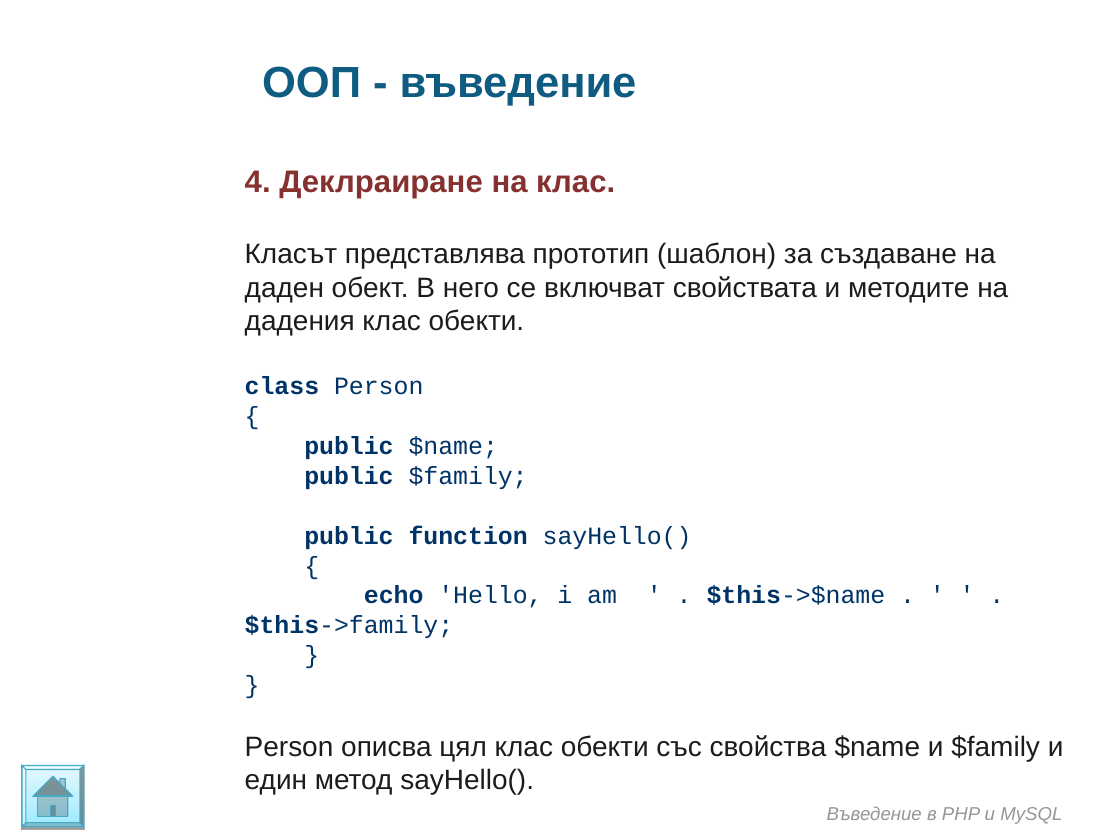
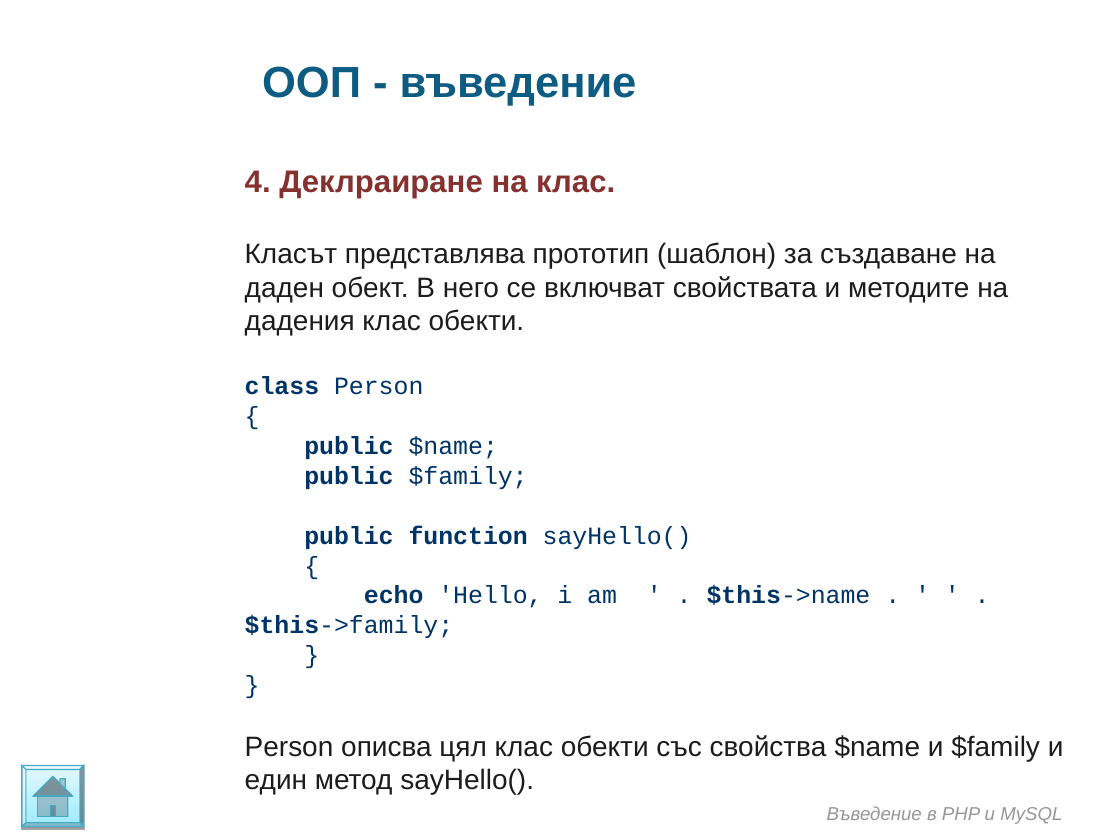
Before and after one commit to ivanstoynov/php-learning, a slide deck: slide 7 of Materials/PHP/Introduction in OOP.ppt. Drawn at 1120x840 pixels with LibreOffice and Linux fonts; fonts in the diff are those of the drawing; background and template pictures are left out. Boxes give left, top, right and bottom in pixels: in the first picture for what was removed or moved away, otherwise in the second. Text is boxed around its words. In the diff, an @@ line names an element or a change of style, - is before the commit and + after.

```diff
--- a/Materials/PHP/Introduction in OOP.ppt
+++ b/Materials/PHP/Introduction in OOP.ppt
@@ text at [245, 376, 1064, 795]: text changed @@
-class Person
-{
-public $name;
-public $family;
-public function sayHello()
-{
-echo 'Hello, i am ' . $this->$name . ' ' . $this->family;
-}
-}
-Person описва цял клас обекти със свойства $name и $family и един метод sayHello().
+class Person
+{
+public $name;
+public $family;
+public function sayHello()
+{
+echo 'Hello, i am ' . $this->name . ' ' . $this->family;
+}
+}
+Person описва цял клас обекти със свойства $name и $family и един метод sayHello().
```
Also in this commit, not shown: 1 other slide changed, 12 slides added, 2 other files.
